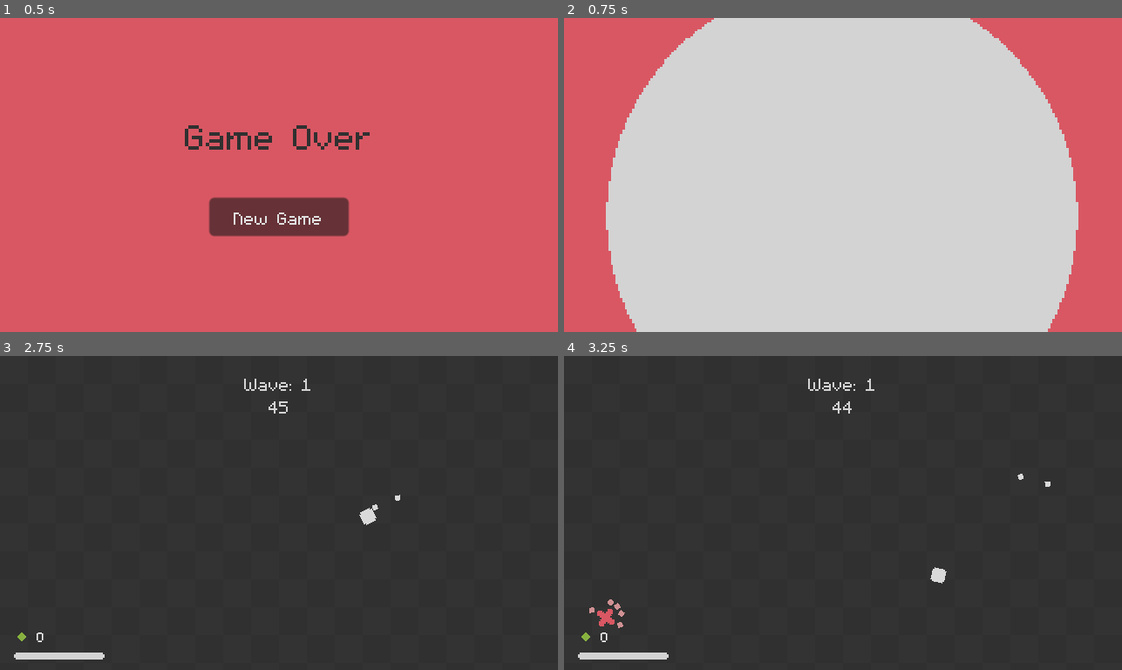
Above: before the commit, frames 1-4 (two rows, left to right).
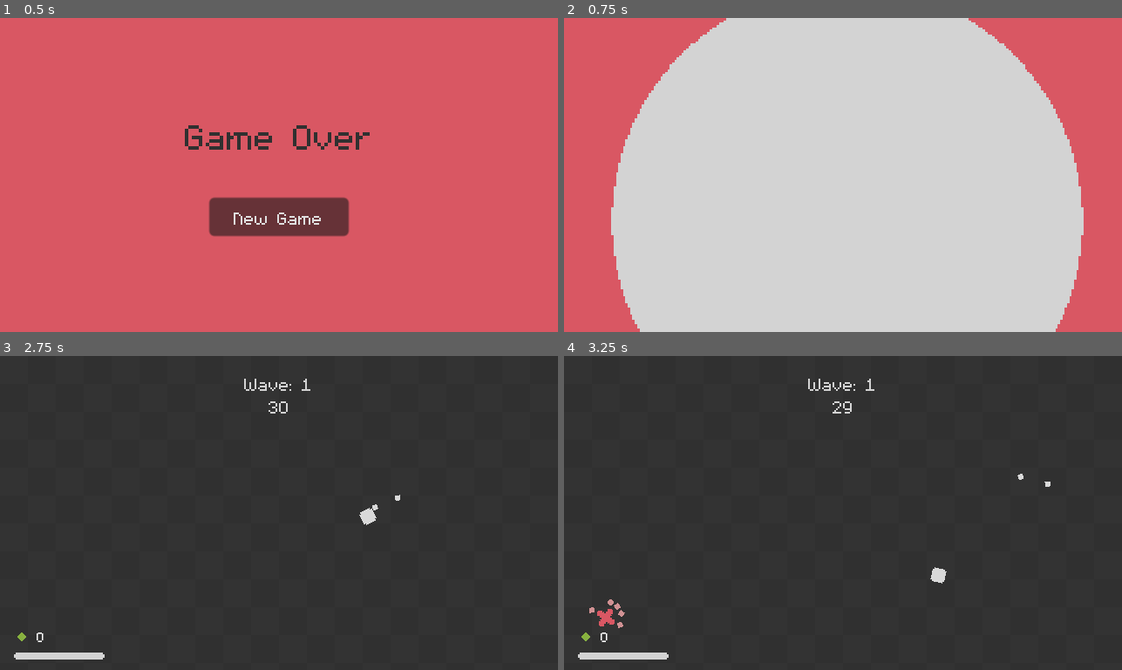
Above: after the commit, the same moments.

Repository: rchiedev/Quadratum
Game: Godot game, scene res://game/game_over_screen.tscn
Same seed, same stepped clock (60 frames per second), same inputs: the game is played once before the commit and once after it. This scene is started directly instead of the project's main scene.
Inputs (mouse positions are in pixels of both pictures, inside the frame that each line leads up to):
- Up to frame 1 (0.5 s): no input
- Up to frame 2 (0.75 s): click "New Game" at 0.5 s
- Up to frame 3 (2.75 s): click "New Game" at 1.25 s; tap Enter at 2 s; move the mouse to (401, 497) at 2.02 s; press the mouse at (401, 497) at 2.03 s; hold Right (ui_right) from 2.03 s (still down)
- Up to frame 4 (3.25 s): move the mouse to (731, 528) at 2.77 s; release Right (ui_right) at 2.78 s; release the mouse at (731, 528) at 2.78 s; hold Down (ui_down) from 2.78 s (still down); click (731, 528) at 2.85 s

Frame 1 is identical in both runs. In frame 2, 1.9% of the frame differs, in the area x 7-94%, y 0-100%; in frame 3, less than 0.1%; in frame 4, less than 0.1%.

Commit message:
Day 5
Added upgrade menu (on progress)

Diff:
--- a/autoloads/scene_manager.gd
+++ b/autoloads/scene_manager.gd
@@ -5,29 +5,32 @@
 
 const GAME_SCENE = preload("res://game/game.tscn")
 const GAME_OVER_SCREEN_SCENE = preload("res://game/game_over_screen.tscn")
-
+const BUY_UPGRADE_MENU_SCENE = preload("res://game/buy_upgrade_menu.tscn")
 var new_scene : PackedScene
 
 func _ready():
 	texture_rect.visible = false
 
 func transition_to_game(pos : Vector2 = Vector2(32, -38)):
-	self.layer = 3
 	new_scene = GAME_SCENE
 	texture_rect.texture.gradient.set_color(0, Color.html("#d3d3d3"))
+	transition(pos)
 
+func transition_to_game_over(pos : Vector2 = Vector2(32, -38)):
+	texture_rect.texture.gradient.set_color(0, Color.html("#d95763"))
+	new_scene = GAME_OVER_SCREEN_SCENE
+	transition(pos)
+
+func transition_to_buy_menu(pos : Vector2 = Vector2(32, -38)):
+	new_scene = BUY_UPGRADE_MENU_SCENE
+	texture_rect.texture.gradient.set_color(0, Color.html("#d3d3d3"))
+	transition(pos)
+
+func transition(pos : Vector2 = Vector2(32, -38)):
+	self.layer = 3
 	texture_rect.position.x = pos.x - 128
 	texture_rect.position.y = pos.y - 128
-
-	animation_player.play("transition")
-
-func transition_to_game_over(pos : Vector2 = Vector2(32, -38)):
-	self.layer = 3
-	new_scene = GAME_OVER_SCREEN_SCENE
-	texture_rect.texture.gradient.set_color(0, Color.html("#d95763"))
-
-	texture_rect.position.x = pos.x - 128
-	texture_rect.position.y = pos.y - 128
+	print(texture_rect.position)
 
 	animation_player.play("transition")
 
--- /dev/null
+++ b/game/buy_upgrade_menu.gd
@@ -0,0 +1,24 @@
+extends CanvasLayer
+
+@onready var next_wave_btn = %NextWave
+@onready var gem_counter = %GemCounter
+
+# Called when the node enters the scene tree for the first time.
+func _ready():
+	set_wave_counter()
+	set_gems_counter()
+
+# Called every frame. 'delta' is the elapsed time since the previous frame.
+func _process(delta):
+	pass
+
+func set_wave_counter():
+	next_wave_btn.text = "Next Wave (Wave " + str(GameManager.wave) + ")"
+
+func set_gems_counter():
+	gem_counter.text = str(GameManager.gems)
+
+func _on_next_wave_pressed():
+	SceneManager.transition_to_game(get_viewport().get_mouse_position() + Vector2(2.4, 2.4))
+	#SceneManager.transition_to_game(next_wave_btn.global_position + Vector2(42.5,12.5))
+	print(next_wave_btn.global_position)
--- /dev/null
+++ b/game/buy_upgrade_menu.tscn
@@ -0,0 +1,88 @@
+[gd_scene load_steps=8 format=3 uid="uid://c0gmqq0k826p5"]
+
+[ext_resource type="Texture2D" uid="uid://cjgvw5gvpfh0i" path="res://assets/Card-Upgrade.png" id="1_gb1yw"]
+[ext_resource type="Script" path="res://game/buy_upgrade_menu.gd" id="1_l4pv5"]
+[ext_resource type="Texture2D" uid="uid://bridvg52jj1ml" path="res://assets/Background.png" id="2_qxygm"]
+[ext_resource type="Texture2D" uid="uid://bdw34d2t2drg6" path="res://assets/Gem.png" id="3_njcn4"]
+[ext_resource type="FontFile" uid="uid://dhl7e2l35ot2l" path="res://assets/m5x7.ttf" id="4_4p8nu"]
+
+[sub_resource type="LabelSettings" id="LabelSettings_1tx6n"]
+font = ExtResource("4_4p8nu")
+font_size = 12
+
+[sub_resource type="Theme" id="Theme_mcgmv"]
+default_font = ExtResource("4_4p8nu")
+default_font_size = 12
+
+[node name="BuyUpgradeMenu" type="CanvasLayer"]
+script = ExtResource("1_l4pv5")
+
+[node name="Background" type="TextureRect" parent="."]
+modulate = Color(1, 1, 1, 0.67451)
+custom_minimum_size = Vector2(320, 180)
+offset_right = 320.0
+offset_bottom = 180.0
+texture = ExtResource("2_qxygm")
+
+[node name="VBoxContainer" type="VBoxContainer" parent="."]
+custom_minimum_size = Vector2(320, 180)
+offset_right = 320.0
+offset_bottom = 180.0
+
+[node name="MarginContainer2" type="MarginContainer" parent="VBoxContainer"]
+layout_mode = 2
+size_flags_vertical = 3
+theme_override_constants/margin_left = 12
+theme_override_constants/margin_top = 8
+theme_override_constants/margin_right = 12
+theme_override_constants/margin_bottom = 8
+
+[node name="GemCounter" type="Label" parent="VBoxContainer/MarginContainer2"]
+unique_name_in_owner = true
+layout_mode = 2
+text = "999"
+label_settings = SubResource("LabelSettings_1tx6n")
+
+[node name="TextureRect" type="TextureRect" parent="VBoxContainer/MarginContainer2"]
+visible = false
+layout_mode = 2
+texture = ExtResource("3_njcn4")
+
+[node name="HBoxContainer" type="HBoxContainer" parent="VBoxContainer"]
+layout_mode = 2
+size_flags_horizontal = 4
+
+[node name="Upgrade1" type="TextureButton" parent="VBoxContainer/HBoxContainer"]
+layout_mode = 2
+texture_normal = ExtResource("1_gb1yw")
+
+[node name="Upgrade2" type="TextureButton" parent="VBoxContainer/HBoxContainer"]
+layout_mode = 2
+texture_normal = ExtResource("1_gb1yw")
+
+[node name="Upgrade3" type="TextureButton" parent="VBoxContainer/HBoxContainer"]
+layout_mode = 2
+texture_normal = ExtResource("1_gb1yw")
+
+[node name="MarginContainer" type="MarginContainer" parent="VBoxContainer"]
+layout_mode = 2
+size_flags_vertical = 3
+theme_override_constants/margin_left = 12
+theme_override_constants/margin_top = 8
+theme_override_constants/margin_right = 12
+theme_override_constants/margin_bottom = 8
+
+[node name="HBoxContainer" type="HBoxContainer" parent="VBoxContainer/MarginContainer"]
+layout_mode = 2
+
+[node name="Control" type="Control" parent="VBoxContainer/MarginContainer/HBoxContainer"]
+layout_mode = 2
+size_flags_horizontal = 3
+
+[node name="NextWave" type="Button" parent="VBoxContainer/MarginContainer/HBoxContainer"]
+unique_name_in_owner = true
+layout_mode = 2
+theme = SubResource("Theme_mcgmv")
+text = "Next Wave (Wave 99)"
+
+[connection signal="pressed" from="VBoxContainer/MarginContainer/HBoxContainer/NextWave" to="." method="_on_next_wave_pressed"]
--- a/game/enemy_container.gd
+++ b/game/enemy_container.gd
@@ -37,7 +37,7 @@
 	stop_wave()
 	GameManager.wave += 1
 	await get_tree().create_timer(3).timeout
-	SceneManager.transition_to_game(get_tree().get_first_node_in_group("player").get_global_transform_with_canvas().origin)
+	SceneManager.transition_to_buy_menu(get_tree().get_first_node_in_group("player").get_global_transform_with_canvas().origin)
 
 func stop_wave():
 	enemy_timer.stop()
--- a/game/game.tscn
+++ b/game/game.tscn
@@ -106,7 +106,7 @@
 
 [node name="WaveTimer" type="Timer" parent="EnemyContainer"]
 unique_name_in_owner = true
-wait_time = 45.4
+wait_time = 30.4
 one_shot = true
 autostart = true
 
@@ -115,6 +115,7 @@
 
 [node name="Player" parent="." instance=ExtResource("4_h8ajc")]
 position = Vector2(161, 92)
+max_health = 10.0
 
 [node name="CanvasLayer" type="CanvasLayer" parent="."]
 
--- a/game/game_over_screen.gd
+++ b/game/game_over_screen.gd
@@ -6,4 +6,5 @@
 	GameManager.reset_game_stats()
 	SceneManager.transition_to_game()
 
-	SceneManager.transition_to_game(new_game_btn.position + Vector2(40,11))
+	SceneManager.transition_to_game(get_viewport().get_mouse_position() + Vector2(2.4, 2.4))
+	#SceneManager.transition_to_game(new_game_btn.global_position + Vector2(40,11))
--- a/project.godot
+++ b/project.godot
@@ -25,6 +25,7 @@
 
 window/size/viewport_width=320
 window/size/viewport_height=180
+window/size/mode=3
 window/size/resizable=false
 window/size/window_width_override=1280
 window/size/window_height_override=720
--- a/units/enemies/enemy_bullet.gd
+++ b/units/enemies/enemy_bullet.gd
@@ -12,9 +12,9 @@
 
 # Called every frame. 'delta' is the elapsed time since the previous frame.
 func _process(delta):
-	var velocity = direction * SPEED
+	var velocity = direction * SPEED * delta
 	rotation = velocity.angle()
-	var collision = move_and_collide(velocity * delta)
+	var collision = move_and_collide(velocity)
 	if collision:
 		queue_free()
 
Binary file added: assets/Card-Upgrade.png
Not shown, added: assets/Card-Upgrade.png.import
